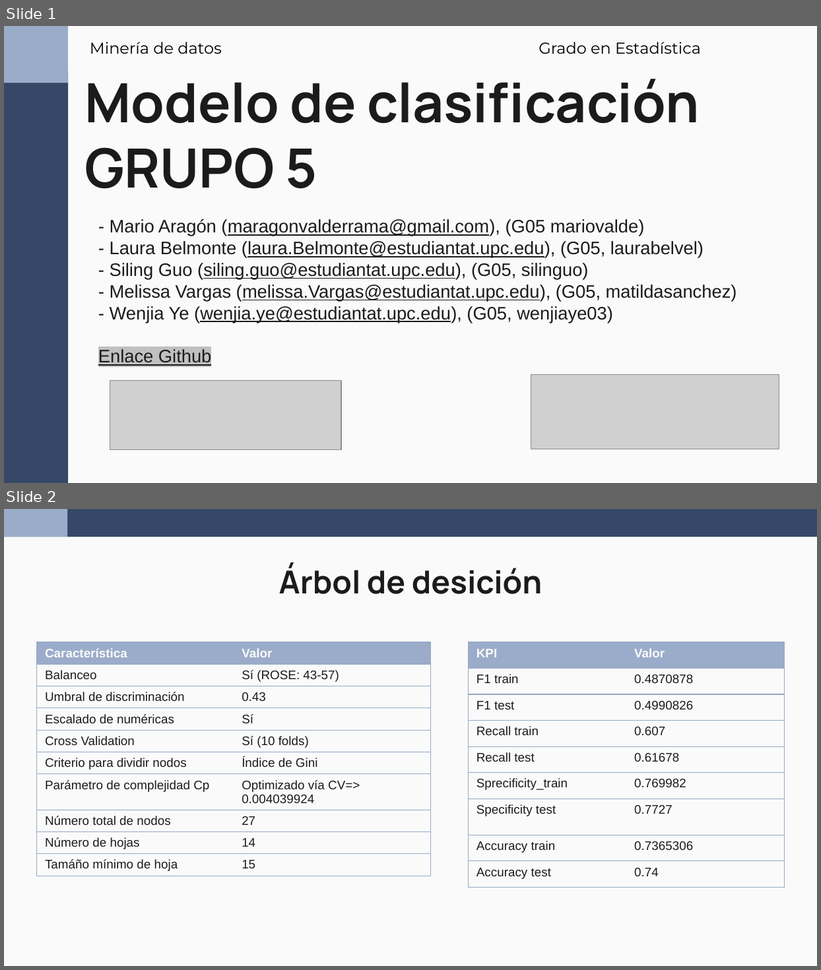
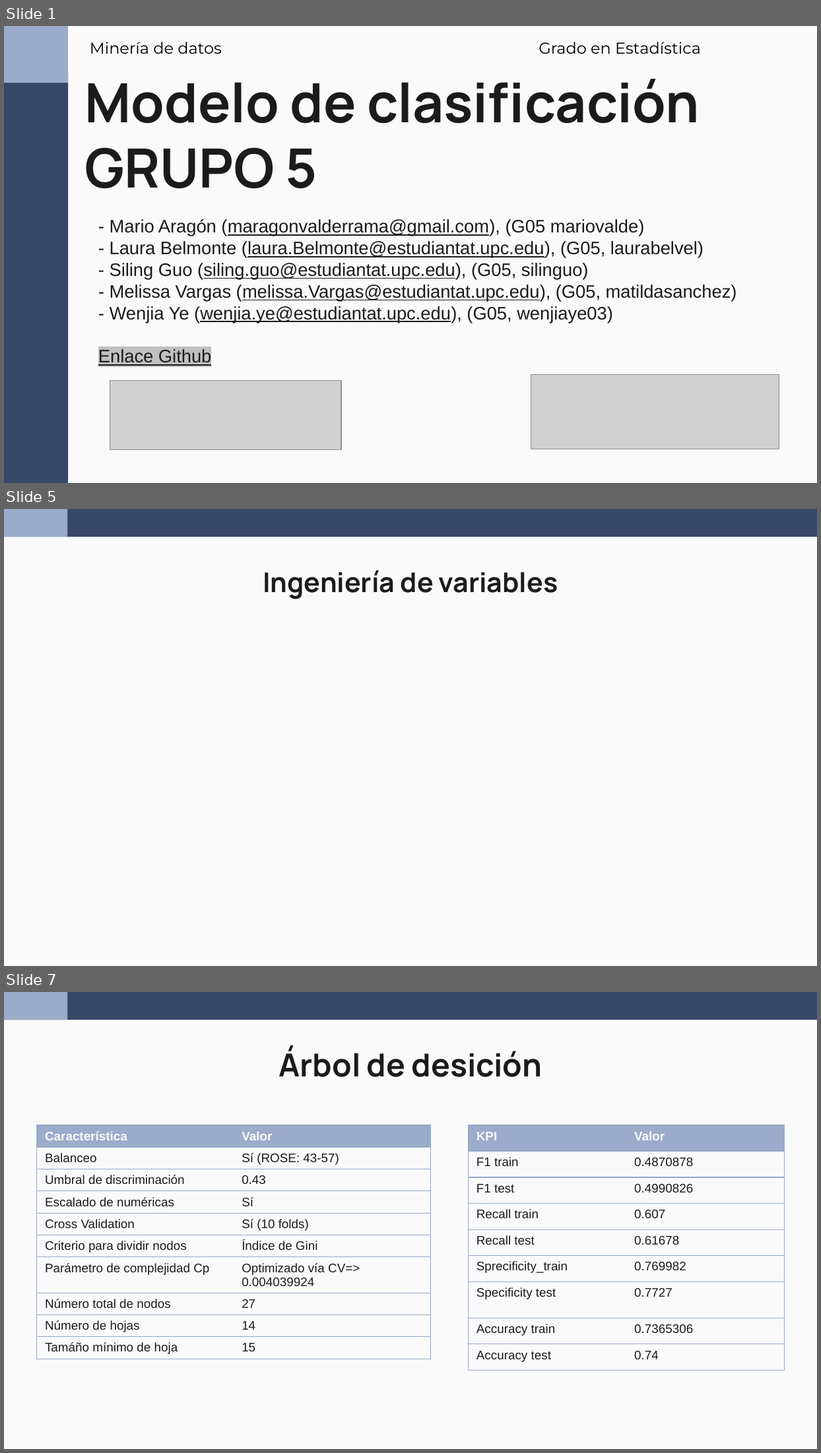
Before and after one commit to wen2111/Mineria, a slide deck: Entrega_2/00.REPORTE/Reporte_Grupo5_new.pptx. Shown one above the other, each under a label of ours: slides 1 and 2 before the commit, slides 1, 5 and 7 after it; the slides between them are not shown. The pictures are 821x970 and 821x1453 pixels, drawn with LibreOffice and Linux fonts; fonts in the diff are those of the drawing; grey boxes stand for pictures. Boxes give left, top, right and bottom in pixels: in the first picture for what was removed or moved away, otherwise in the second. Text is boxed around its words. In the diff, an @@ line names an element or a change of style, - is before the commit and + after.

```diff
--- a/Entrega_2/00.REPORTE/Reporte_Grupo5_new.pptx
+++ b/Entrega_2/00.REPORTE/Reporte_Grupo5_new.pptx
@@ slide 5 added at box(4, 509, 817, 966), background #FAFAFA; not listed: 2 template elements that a slide beside it also shows @@
@@ title added at box(263, 570, 558, 599), 24 pt, text #1B1B1B, bold @@
+Ingeniería de variables
@@ what was slide 2 is now slide 7 @@
```
Also in this commit, not shown: 4 other slides added.
